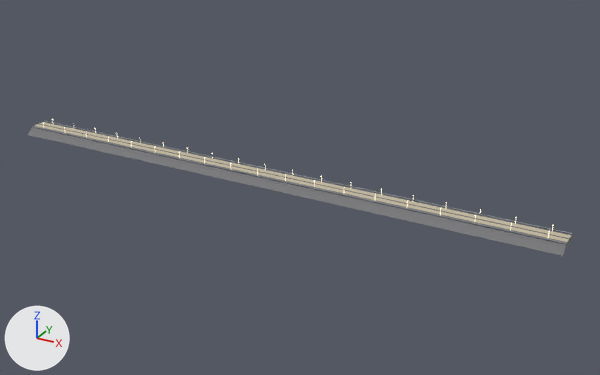
A saved change to the glTF model dashboard/public/models/johor-causeway.glb.
One viewpoint serves both versions: a 50 mm camera at (707.0, -1146.0, 566.0) aimed at (64.0, 23.0, -19.0). Lighting does not change. The marker at lower left points along +X, +Y and +Z. The first picture is the older version.

The first picture shows 'carriageway--1', 'carriageway-1', 'deck', 'embankment', 'pipeline', 'track' and 1 more.
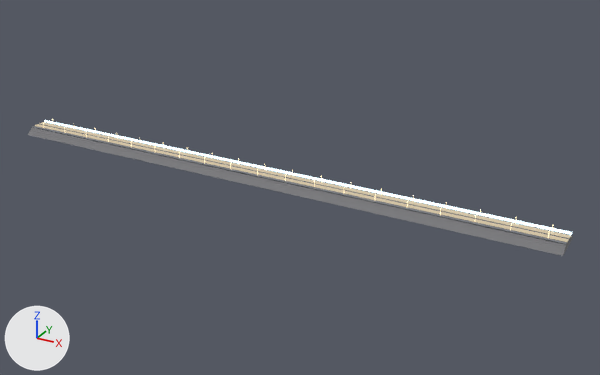
Location of each change, (x1, y1, x2, y2) in pixels of the pictures (600 x 375 px):
'carriageway--1', recoloured
    both: (35, 124, 569, 242)
'carriageway-1', recoloured
    both: (40, 122, 571, 238)
'duct', added
    after: (44, 120, 572, 235)
'pipeline', deleted
    before: (45, 121, 572, 234)

What changed in the scene script:
```text
Change mat_cw_lane:
    mat_cw_lane.emission_color: (0.3, 0.252, 0.15) -> (0.424, 0.334, 0.185)  # yellow #95896c -> beige #ae9c77
Add mat_cw_duct:
    mat_cw_duct = principled_material('cw-duct')
    mat_cw_duct.base_color = (0.72, 0.8, 0.84)  # white #dde7ec
    mat_cw_duct.roughness = 0.4
    mat_cw_duct.emission_color = (0.619, 0.902, 1.0)  # cyan #cef4ff
    mat_cw_duct.emission_strength = 1.406
Add me_duct:
    me_duct.from_pydata([(-527.0, 15.0, 6.0), (527.0, 15.0, 6.0), (528.0, 15.0, 6.0), (528.0, 19.0, 6.0), (527.0, 20.0, 6.0), (-527.0, 20.0, 6.0), (-528.0, 19.0, 6.0), (-528.0, 15.0, 6.0), (-527.0, 15.0, 8.0), (527.0, 15.0, 8.0), (528.0, 15.0, 8.0), (528.0, 19.0, 8.0), (527.0, 20.0, 8.0), (-527.0, 20.0, 8.0), (-528.0, 19.0, 8.0), (-528.0, 15.0, 8.0)], [], [(0, 1, 9), (0, 9, 8), (1, 2, 10), (1, 10, 9), (2, 3, 11), (2, 11, 10), (3, 4, 12), (3, 12, 11), (4, 5, 13), (4, 13, 12), (5, 6, 14), (5, 14, 13), (6, 7, 15), (6, 15, 14), (7, 0, 8), (7, 8, 15), (0, 7, 6), (6, 5, 4), (4, 3, 2), (2, 1, 0), (0, 6, 4), (4, 2, 0), (15, 8, 9), (9, 10, 11), (11, 12, 13), (13, 14, 15), (15, 9, 11), (11, 13, 15)])
    me_duct.materials.append(mat_cw_duct)  # white #dde7ec, glowing cyan #cef4ff
Remove ob_pipeline:
    ob_pipeline = bpy.data.objects.new('pipeline', me_pipeline)
    ob_pipeline.location = (0.0, 0.0, 0.0)
Add ob_duct:
    ob_duct = bpy.data.objects.new('duct', me_duct)
    ob_duct.location = (0.0, 0.0, 0.0)
```
